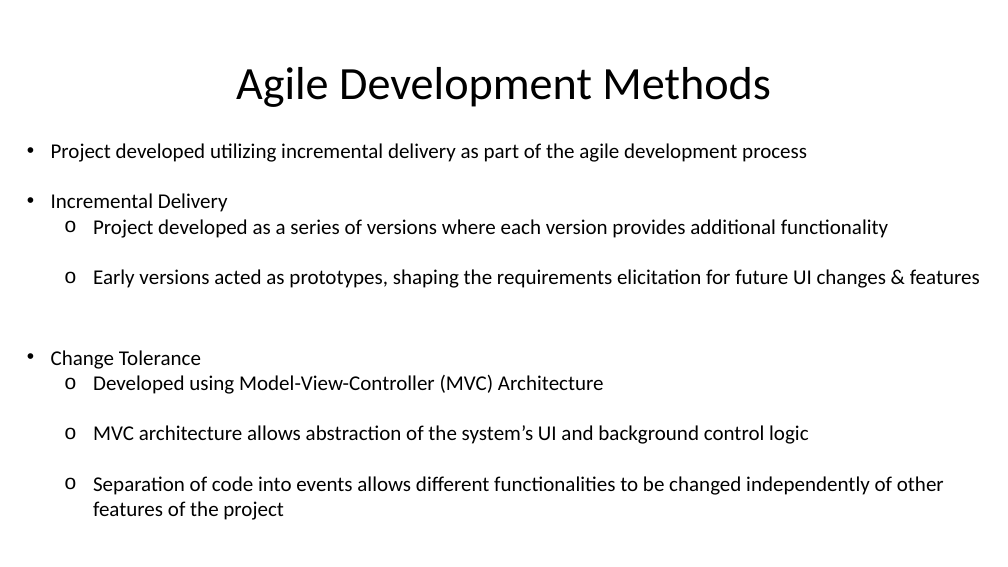
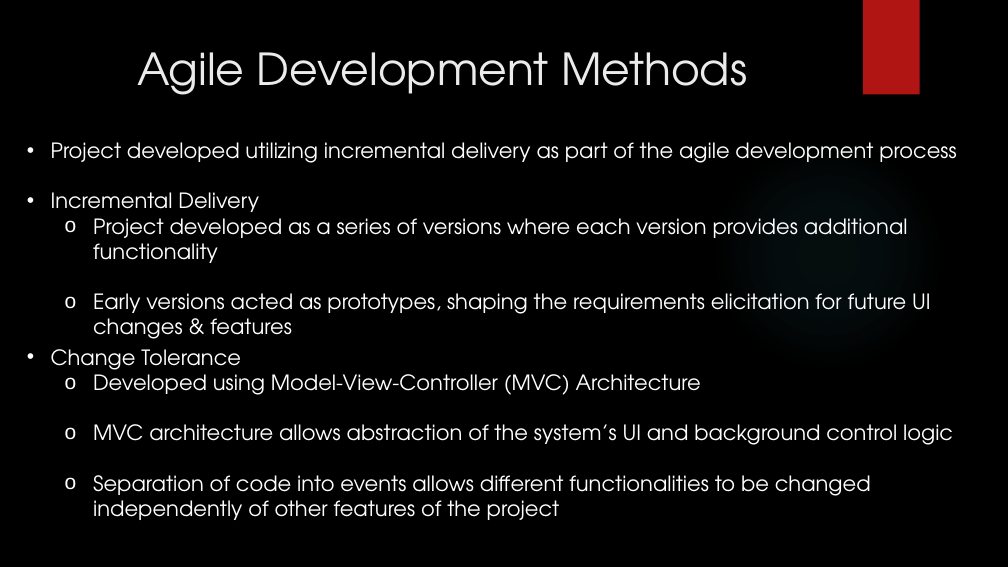
Before and after one commit to HFerencz/CIS434_Spring2019_G2, a slide deck: slide 2 of CIS434 Project Presentation.pptx. Drawn at 1008x567 pixels with LibreOffice and Linux fonts; fonts in the diff are those of the drawing; background and template pictures are left out. Boxes give left, top, right and bottom in pixels: in the first picture for what was removed or moved away, otherwise in the second. Text is boxed around its words. In the diff, an @@ line names an element or a change of style, - is before the commit and + after.

```diff
--- a/CIS434 Project Presentation.pptx
+++ b/CIS434 Project Presentation.pptx
@@ background #FFFFFF to picture (left out) @@
@@ rectangle added at (863,0,920,95), fill #B01513 @@
@@ title "Agile Development Methods": place and size @@
-title "Agile Development Methods" at (236,67,771,107)
+title "Agile Development Methods" at (137,52,747,95)
@@ title "Agile Development Methods" at (137,52,747,95): size 44 to 42 pt, font Calibri to TeX Gyre Adventor, text colour #000000 to #EBEBEB; line spacing 0.9 to 1; vertical alignment middle to top @@
@@ text "Project developed utilizing incremental delivery ..." at (51,142,956,319): font Calibri to TeX Gyre Adventor, text colour #000000 to #FFFFFF @@
@@ ellipse added at (712,138,944,371), fill gradient #50B9C1 @@
@@ text "Change Tolerance" at (51,349,953,520): font Calibri to TeX Gyre Adventor, text colour #000000 to #FFFFFF @@
```
Also in this commit, not shown: 5 other slides changed.
